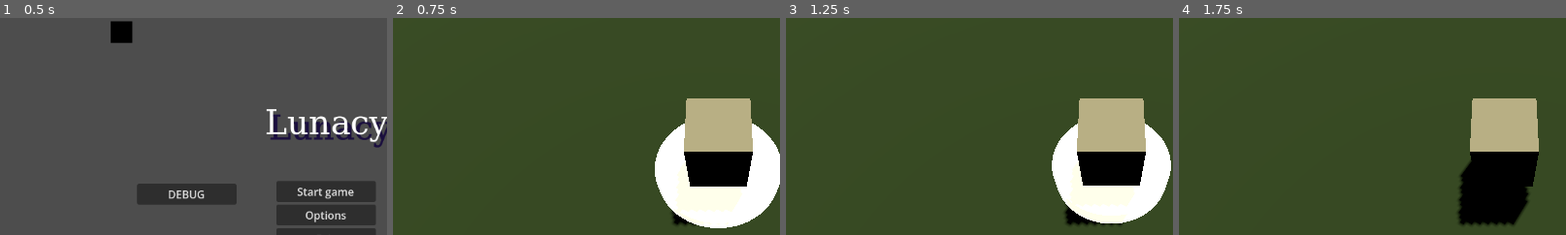
Above: before the commit, frames 1-4 (left to right).
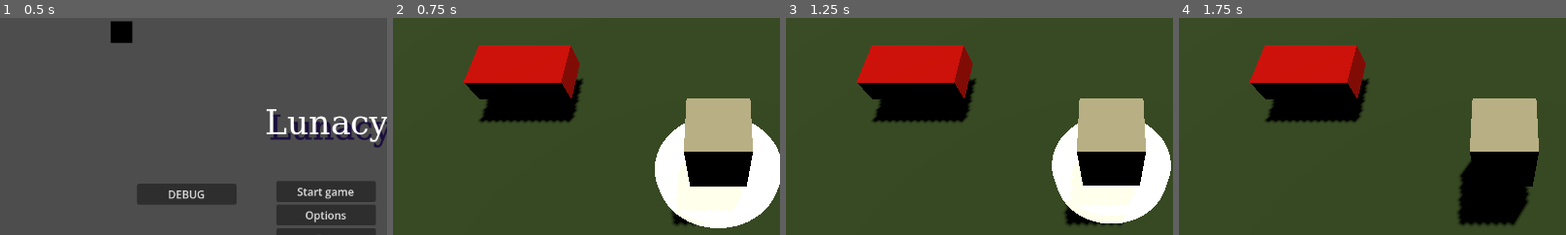
Above: after the commit, the same moments.

Repository: Sufforine/lunacy
Game: Godot game, scene res://scenes/main_menu.tscn
Same seed, same stepped clock (60 frames per second), same inputs: the game is played once before the commit and once after it. Video files are missing from this copy of the repository; at most half a second of black plays in their place.
Inputs (mouse positions are % of the whole screen's width and height, from its top left):
- Up to frame 1 (0.5 s): no input
- Up to frame 2 (0.75 s): click "Start game" at 0.5 s
- Up to frame 3 (1.25 s): no input
- Up to frame 4 (1.75 s): move the mouse to (72, 45) at 1.27 s; hold D (move_right) from 1.28 s (still down); click (72, 45) at 1.42 s
The pictures show only the part of the screen within x 8-58%, y 0-50%; the shares and areas given below are measured in that part.

Frame 1 is identical in both runs. In frame 2, 9.3% of the frame differs, in the area x 18-50%, y 12-49%; in frame 3, 9.3%; in frame 4, 9.3%.

Commit message:
Добавлен shop и примитивная версия инвентаря

Diff:
--- /dev/null
+++ b/Scenes/Shop.tscn
@@ -0,0 +1,38 @@
+[gd_scene format=3 uid="uid://dnawls3cnguii"]
+
+[ext_resource type="Texture2D" uid="uid://dh5ia4vfbfhiq" path="res://Icons/undefined - Imgur.png" id="1_kjfcx"]
+[ext_resource type="Script" uid="uid://ckd7kg510x74q" path="res://Scripts/Store/shop.gd" id="1_lagin"]
+[ext_resource type="PackedScene" uid="uid://chvroptg4fcgo" path="res://Scenes/sell_items.tscn" id="2_i4qx4"]
+
+[node name="ShopScene" type="Control" unique_id=1097916710 node_paths=PackedStringArray("card_container")]
+layout_mode = 3
+anchor_left = 0.5
+anchor_top = 0.5
+anchor_right = 0.5
+anchor_bottom = 0.5
+script = ExtResource("1_lagin")
+sell_card = ExtResource("2_i4qx4")
+card_container = NodePath("HBoxContainer")
+
+[node name="InventoryBase" type="Panel" parent="." unique_id=67755007]
+layout_mode = 0
+offset_left = -354.0
+offset_top = -225.0
+offset_right = 366.0
+offset_bottom = 243.0
+
+[node name="GridBackPack" type="TextureRect" parent="." unique_id=1267198625]
+self_modulate = Color(0.2527313, 0.2527313, 0.2527313, 1)
+layout_mode = 0
+offset_left = -333.0
+offset_top = -47.0
+offset_right = 115.0
+offset_bottom = 209.0
+texture = ExtResource("1_kjfcx")
+
+[node name="HBoxContainer" type="HBoxContainer" parent="." unique_id=476803637]
+layout_mode = 0
+offset_left = 231.0
+offset_top = -206.0
+offset_right = 340.0
+offset_bottom = -98.0
--- /dev/null
+++ b/Scenes/item_base.tscn
@@ -0,0 +1,3 @@
+[gd_scene format=3 uid="uid://bleq8c41rvx6y"]
+
+[node name="ItemBase" type="TextureRect" unique_id=189917309]
--- /dev/null
+++ b/Scenes/item_db.tscn
@@ -0,0 +1,6 @@
+[gd_scene format=3 uid="uid://cxxrtlnrfb0qc"]
+
+[ext_resource type="Script" uid="uid://g5vk0de53mc1" path="res://item_db.gd" id="1_3i82h"]
+
+[node name="ItemDB" type="Node" unique_id=500584478]
+script = ExtResource("1_3i82h")
--- /dev/null
+++ b/Scenes/sell_items.tscn
@@ -0,0 +1,42 @@
+[gd_scene format=3 uid="uid://chvroptg4fcgo"]
+
+[ext_resource type="Texture2D" uid="uid://3f36hvkiljuu" path="res://Icons/bandage.png" id="1_4upu1"]
+[ext_resource type="Script" uid="uid://bfgyuokwe48bb" path="res://Scripts/Store/sell_items.gd" id="1_uhxtw"]
+[ext_resource type="Texture2D" uid="uid://jc1diekt5c3y" path="res://Icons/coin.png" id="2_uhxtw"]
+
+[node name="SellItems" type="Control" unique_id=136732146 node_paths=PackedStringArray("card_frame")]
+layout_mode = 3
+anchors_preset = 15
+anchor_right = 1.0
+anchor_bottom = 1.0
+grow_horizontal = 2
+grow_vertical = 2
+script = ExtResource("1_uhxtw")
+card_frame = NodePath("TextureRect")
+
+[node name="TextureRect" type="TextureRect" parent="." unique_id=1191958201]
+layout_mode = 0
+offset_left = 12.0
+offset_top = 8.0
+offset_right = 384.0
+offset_bottom = 380.0
+scale = Vector2(0.25, 0.25)
+texture = ExtResource("1_4upu1")
+
+[node name="Label" type="Label" parent="TextureRect" unique_id=439386925]
+layout_mode = 0
+offset_left = 82.0
+offset_top = 368.0
+offset_right = 122.0
+offset_bottom = 391.0
+scale = Vector2(4, 4)
+text = "50"
+
+[node name="TextureRect" type="TextureRect" parent="TextureRect/Label" unique_id=631099710]
+layout_mode = 0
+offset_left = 21.499998
+offset_top = -15.000005
+offset_right = 533.5
+offset_bottom = 497.0
+scale = Vector2(0.1, 0.1)
+texture = ExtResource("2_uhxtw")
--- /dev/null
+++ b/Scripts/Store/sell_items.gd
@@ -0,0 +1,27 @@
+extends Control
+class_name SellCard
+
+@export var card_frame: TextureRect
+var hovering: bool
+
+func _process(_delta):
+	if is_mouse_over_card():
+		hovering = true
+		card_frame.scale = Vector2(0.28, 0.28)
+	else:
+		hovering = false
+		card_frame.scale = Vector2(0.25, 0.25)
+
+func is_mouse_over_card() -> bool:
+	var mouse_pos: Vector2 = get_global_mouse_position()
+	var sprite_rect = Rect2(card_frame.global_position, card_frame.texture.get_size())
+	return sprite_rect.has_point(mouse_pos)
+
+func _input(event) -> void:
+	if event is InputEventMouseButton and event.button_index == MOUSE_BUTTON_LEFT:
+		if event.pressed and hovering:
+
+
+
+
+			self.queue_free()
--- /dev/null
+++ b/Scripts/Store/shop.gd
@@ -0,0 +1,12 @@
+extends Control
+class_name Shop
+
+@export var sell_card: PackedScene
+@export var card_container: HBoxContainer
+
+func _ready() -> void:
+
+
+	for i in range(1):
+		var sell_card_instance = sell_card.instantiate()
+		card_container.add_child(sell_card_instance)
--- /dev/null
+++ b/Scripts/hubscr/shop.gd
@@ -0,0 +1,41 @@
+extends StaticBody3D
+
+
+var glow_ring: MeshInstance3D
+var tween: Tween
+
+func _ready():
+	# Настраиваем обнаружение мыши
+	var area = $Area3D
+	area.mouse_entered.connect(_on_mouse_entered)
+	area.mouse_exited.connect(_on_mouse_exited)
+	area.input_event.connect(_on_input_event)
+
+	# Находим круг свечения
+	glow_ring = $GlowRing
+	if glow_ring:
+		glow_ring.visible = false
+
+func _on_mouse_entered():
+	if glow_ring:
+		glow_ring.visible = true
+		# Анимация появления
+		if tween:
+			tween.kill()
+		tween = create_tween()
+		tween.set_ease(Tween.EASE_OUT)
+		tween.set_trans(Tween.TRANS_BACK)
+		tween.tween_property(glow_ring, "scale", Vector3(2.7, 0.2, 2.7), 1.2)
+
+func _on_mouse_exited():
+	if glow_ring:
+		if tween:
+			tween.kill()
+		tween = create_tween()
+		tween.set_ease(Tween.EASE_IN)
+		tween.tween_property(glow_ring, "scale", Vector3(2.5, 0.0, 2.5), 0.1)
+		tween.tween_callback(func(): glow_ring.visible = false)
+
+func _on_input_event(camera, event, position, normal, shape_idx):
+	if event is InputEventMouseButton and event.button_index == MOUSE_BUTTON_LEFT and event.pressed:
+		get_tree().change_scene_to_file("res://Scenes/Shop.tscn")
--- a/icon.svg
+++ /dev/null
@@ -1 +0,0 @@
-<svg xmlns="http://www.w3.org/2000/svg" width="128" height="128"><rect width="124" height="124" x="2" y="2" fill="#363d52" stroke="#212532" stroke-width="4" rx="14"/><g fill="#fff" transform="translate(12.322 12.322)scale(.101)"><path d="M105 673v33q407 354 814 0v-33z"/><path fill="#478cbf" d="m105 673 152 14q12 1 15 14l4 67 132 10 8-61q2-11 15-15h162q13 4 15 15l8 61 132-10 4-67q3-13 15-14l152-14V427q30-39 56-81-35-59-83-108-43 20-82 47-40-37-88-64 7-51 8-102-59-28-123-42-26 43-46 89-49-7-98 0-20-46-46-89-64 14-123 42 1 51 8 102-48 27-88 64-39-27-82-47-48 49-83 108 26 42 56 81zm0 33v39c0 276 813 276 814 0v-39l-134 12-5 69q-2 10-14 13l-162 11q-12 0-16-11l-10-65H446l-10 65q-4 11-16 11l-162-11q-12-3-14-13l-5-69z"/><path d="M483 600c0 34 58 34 58 0v-86c0-34-58-34-58 0z"/><circle cx="725" cy="526" r="90"/><circle cx="299" cy="526" r="90"/></g><g fill="#414042" transform="translate(12.322 12.322)scale(.101)"><circle cx="307" cy="532" r="60"/><circle cx="717" cy="532" r="60"/></g></svg>
--- /dev/null
+++ b/item_db.gd
@@ -0,0 +1,19 @@
+extends Node
+
+const ICON_PATH = "res://Icons/"
+const ITEMS = {
+	"bandage": {
+		"icon": ICON_PATH + "bandage.png",
+		"slot": "SUPPLIES"
+	},
+	"error": {
+		"icon": ICON_PATH + "error.png",
+		"slot": "NONE"
+	}
+}
+
+func get_item(item_id):
+	if item_id in ITEMS:
+		return ITEMS[item_id]
+	else:
+		return ITEMS["error"]
--- a/project.godot
+++ b/project.godot
@@ -13,11 +13,11 @@
 config/name="Lunacy"
 run/main_scene="uid://bowkf26i4v23c"
 config/features=PackedStringArray("4.6", "Forward Plus")
-config/icon="res://icon.svg"
 
 [autoload]
 
 InputManager="*uid://syrhs8bs5ts4"
+ItemDb="*uid://g5vk0de53mc1"
 
 [input]
 
@@ -46,6 +46,10 @@
 "events": [Object(InputEventKey,"resource_local_to_scene":false,"resource_name":"","device":0,"window_id":0,"alt_presse …(194 unchanged characters)…
 ]
 }
+inv_grab={
+"deadzone": 0.2,
+"events": []
+}
 
 [physics]
 
--- a/scenes/hub.tscn
+++ b/scenes/hub.tscn
@@ -2,6 +2,7 @@
 
 [ext_resource type="Script" uid="uid://4wcfqadoo037" path="res://Scripts/hubscr/merchant.gd" id="1_d1od2"]
 [ext_resource type="Script" uid="uid://bg726yf0y54c7" path="res://Scripts/hubscr/house.gd" id="2_d1od2"]
+[ext_resource type="Script" uid="uid://df8jmdao754ak" path="res://Scripts/hubscr/shop.gd" id="3_w6xti"]
 
 [sub_resource type="StandardMaterial3D" id="StandardMaterial3D_qssp3"]
 albedo_color = Color(0.28985527, 0.41622728, 0.27746338, 1)
@@ -26,6 +27,15 @@
 [sub_resource type="StandardMaterial3D" id="StandardMaterial3D_w6xti"]
 albedo_color = Color(0.15717193, 0.23727924, 0.3775836, 1)
 
+[sub_resource type="BoxShape3D" id="BoxShape3D_d1od2"]
+size = Vector3(1.845459, 0.40454102, 1)
+
+[sub_resource type="StandardMaterial3D" id="StandardMaterial3D_7wvbm"]
+albedo_color = Color(1.1012864, 0, 0, 1)
+
+[sub_resource type="BoxShape3D" id="BoxShape3D_bfqb0"]
+size = Vector3(1.9815979, 0.55422974, 1.2089844)
+
 [node name="Hub" type="Node3D" unique_id=1911428736]
 
 [node name="Ground" type="Node3D" parent="." unique_id=825151784]
@@ -35,7 +45,7 @@
 current = true
 
 [node name="CSGBox3D" type="CSGBox3D" parent="Ground" unique_id=619018719]
-transform = Transform3D(14.829965, 0, 0, 0, 3.8891134, 0, 0, 0, 12.353228, 0.61094046, -0.19225347, 0)
+transform = Transform3D(14.829965, 0, 0, 0, 3.8891134, 0, 0, 0, 12.353228, 0.61094046, -0.19225323, 0)
 size = Vector3(1.3204346, 0.030822754, 1)
 material = SubResource("StandardMaterial3D_qssp3")
 
@@ -90,3 +100,28 @@
 [node name="CollisionShape3D" type="CollisionShape3D" parent="House/Area3D" unique_id=95793132]
 transform = Transform3D(1, 0, 0, 0, 1, 0, 0, 0, 1, 0, 0.68007874, 0)
 shape = SubResource("BoxShape3D_hcxm3")
+
+[node name="Shop" type="StaticBody3D" parent="." unique_id=1326832413]
+transform = Transform3D(1, 0, 0, 0, 1, 0, 0, 0, 1, -3.921526, 0, -2.0107474)
+script = ExtResource("3_w6xti")
+
+[node name="CollisionShape3D" type="CollisionShape3D" parent="Shop" unique_id=748959407]
+transform = Transform3D(1, 0, 0, 0, 1, 0, 0, 0, 1, 0.032945156, 0.38234925, 0)
+shape = SubResource("BoxShape3D_d1od2")
+
+[node name="CSGBox3D" type="CSGBox3D" parent="Shop" unique_id=1704275935]
+transform = Transform3D(1, 0, 0, 0, 1, 0, 0, 0, 1, 0.03112793, 0.38247132, 0)
+size = Vector3(1.8430176, 0.40478516, 1)
+material = SubResource("StandardMaterial3D_7wvbm")
+
+[node name="GlowRing" type="MeshInstance3D" parent="Shop" unique_id=224891096]
+transform = Transform3D(3, 0, 0, 0, 0.013, 0, 0, 0, 2.987, 0, 0, 0)
+mesh = SubResource("CylinderMesh_qssp3")
+surface_material_override/0 = SubResource("StandardMaterial3D_d1od2")
+
+[node name="Area3D" type="Area3D" parent="Shop" unique_id=1750650747]
+input_capture_on_drag = true
+
+[node name="CollisionShape3D" type="CollisionShape3D" parent="Shop/Area3D" unique_id=1077910719]
+transform = Transform3D(1, 0, 0, 0, 1, 0, 0, 0, 1, 0.044021606, 0.38154054, 0)
+shape = SubResource("BoxShape3D_bfqb0")
Binary file added: Icons/bandage.png
Not shown, added: Icons/bandage.png.import
Binary file added: Icons/coin.png
Not shown, added: Icons/coin.png.import
Binary file added: Icons/error.png
Not shown, added: Icons/error.png.import
Binary file added: Icons/undefined - Imgur.png
Not shown, added: Icons/undefined - Imgur.png.import
Binary file added: Input/error.png
Not shown, changed: Input/error.png.import
Not shown, added: Scripts/Store/sell_items.gd.uid
Not shown, added: Scripts/Store/shop.gd.uid
(and 3 more such lines)
